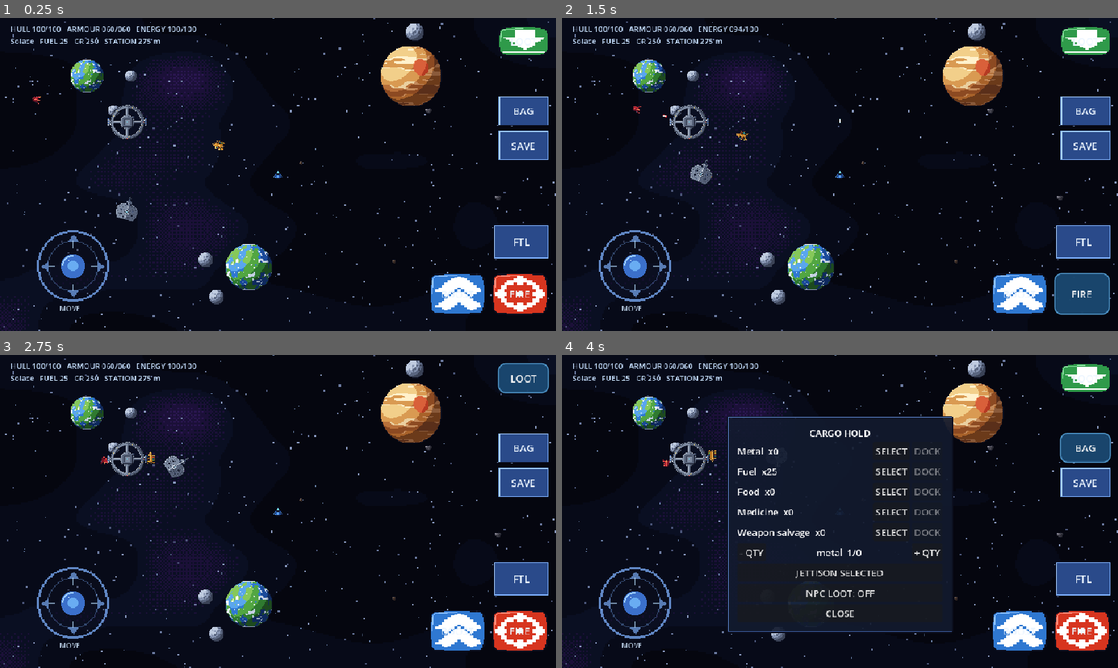
Above: before the commit, frames 1-4 (two rows, left to right).
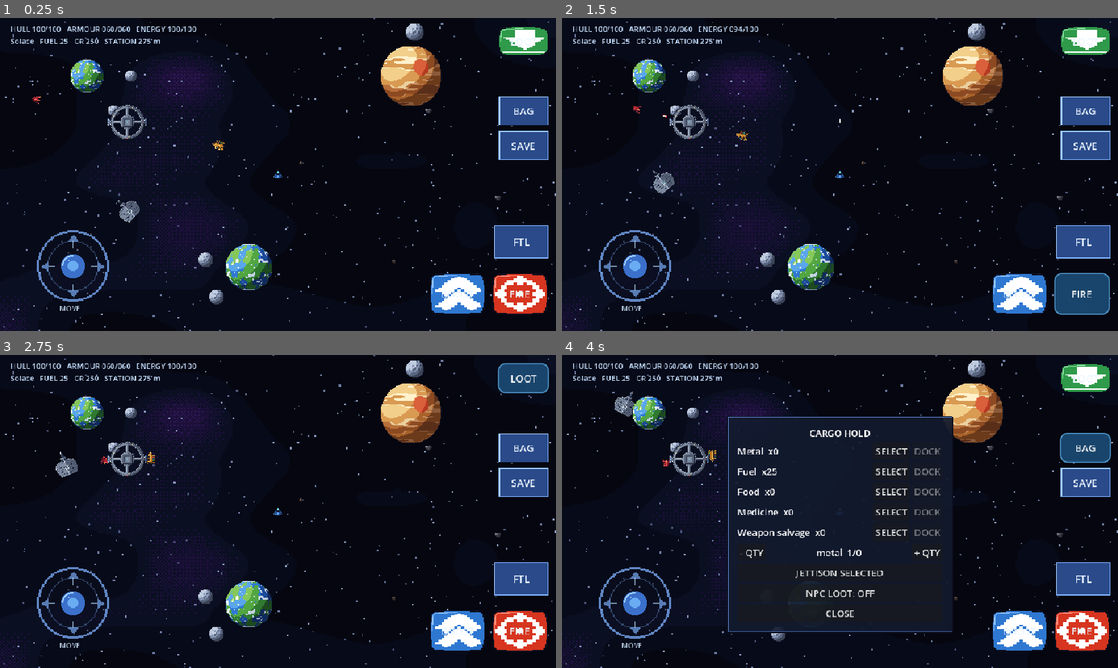
Above: after the commit, the same moments.

Repository: DARTVADER1-DROID/Star-Forge
Game: Godot game, scene res://scenes/main.tscn
Same seed, same stepped clock (60 frames per second), same inputs: the game is played once before the commit and once after it.
Inputs:
- Up to frame 1 (0.25 s): no input
- Up to frame 2 (1.5 s): click "BOOST" at 0.5 s; click "FIRE" at 1.25 s
- Up to frame 3 (2.75 s): click "LOOT" at 2 s
- Up to frame 4 (4 s): click "FTL" at 2.75 s; click "BAG" at 3.5 s

The runs differ from the first frame. In frame 1, 0.2% of the frame differs, in the area x 20-26%, y 57-66%; in frame 2, 0.4%; in frame 3, 0.4%, in the area x 10-34%, y 30-40%; in frame 4, 0.2%.

Commit message:
Fix mobile HUD canvas and viewport layout checks

Diff:
--- a/scripts/ui/touch_hud.gd
+++ b/scripts/ui/touch_hud.gd
@@ -39,6 +39,7 @@
 var _station_access := false
 
 func _ready() -> void:
+    set_anchors_and_offsets_preset(Control.PRESET_FULL_RECT)
     mouse_filter = Control.MOUSE_FILTER_IGNORE
     z_index = 100
     _build_status()
@@ -80,6 +81,8 @@
     control.name = caption + "Button"
     control.text = caption
     control.focus_mode = Control.FOCUS_NONE
+    control.mouse_filter = Control.MOUSE_FILTER_STOP
+    control.custom_minimum_size = dimensions
     control.anchor_left = 1.0 if right else 0.0
     control.anchor_right = control.anchor_left
     control.anchor_top = 0.0 if top else 1.0
